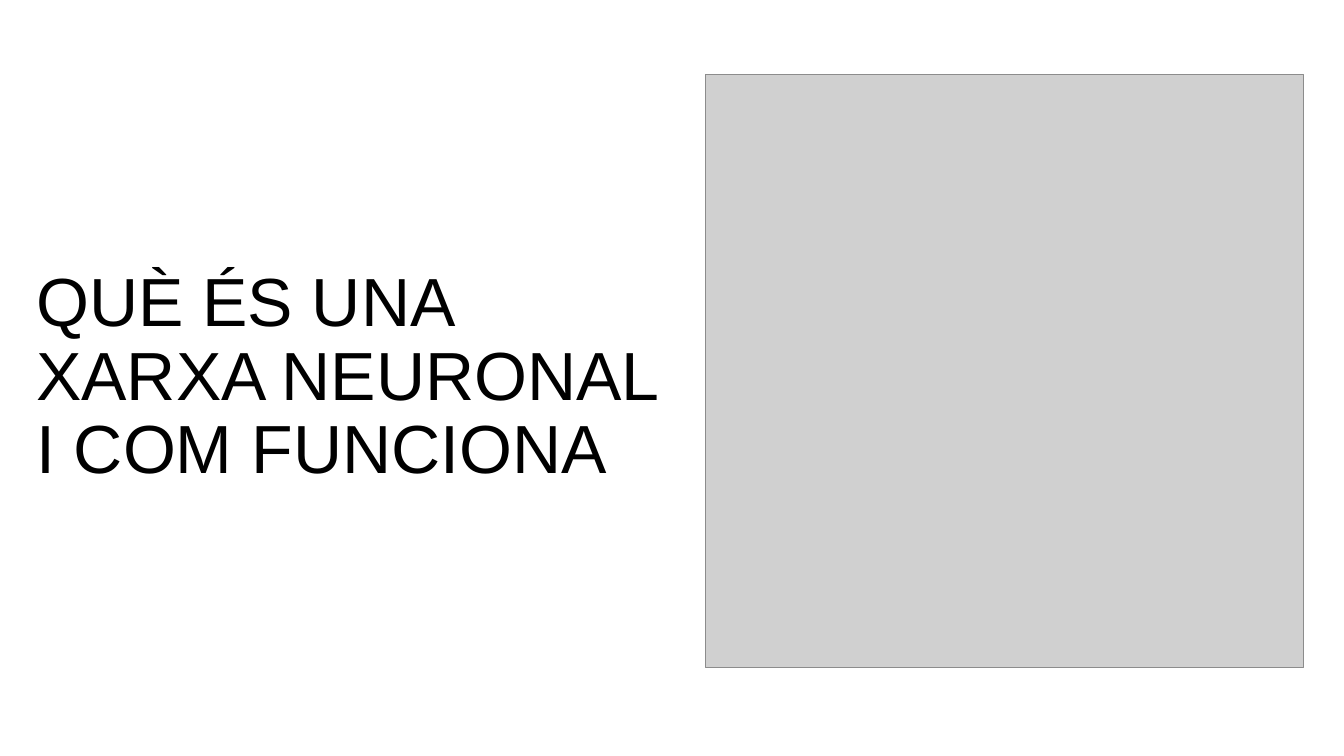
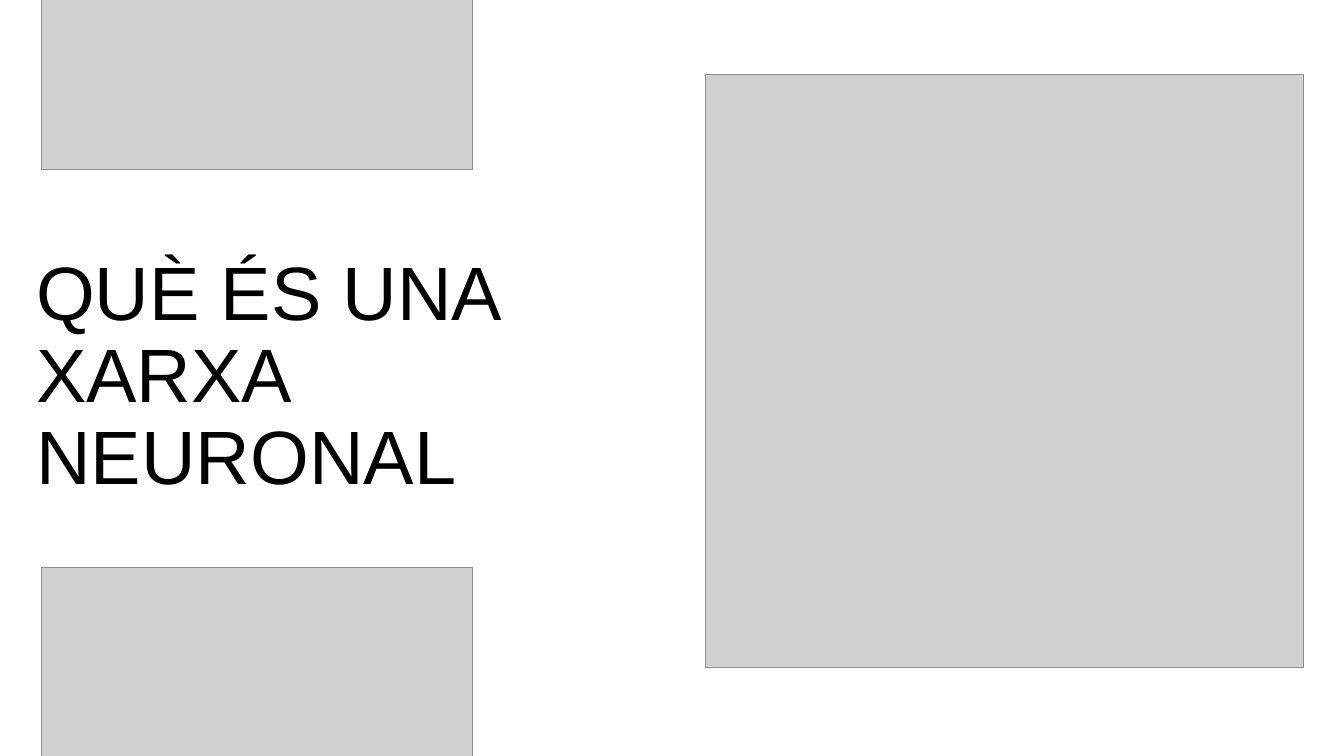
Before and after one commit to FerrerJan/Treball-de-Recerca-IA, a slide deck: slide 4 of TR_ESCRIT/PPT.pptx (slide 1 before the commit). Drawn at 1344x756 pixels with LibreOffice and Linux fonts; fonts in the diff are those of the drawing; grey boxes stand for pictures. Boxes give left, top, right and bottom in pixels: in the first picture for what was removed or moved away, otherwise in the second. Text is boxed around its words. In the diff, an @@ line names an element or a change of style, - is before the commit and + after.

```diff
--- a/TR_ESCRIT/PPT.pptx
+++ b/TR_ESCRIT/PPT.pptx
@@ picture added at box(41, 0, 473, 169) @@
@@ title at box(36, 260, 502, 485): text changed; size 48.6 to 54 pt @@
-QUÈ ÉS UNA XARXA NEURONAL I COM FUNCIONA
+QUÈ ÉS UNA XARXA NEURONAL
@@ picture added at box(41, 568, 473, 756) @@
```
Also in this commit, not shown: 42 other slides changed, 6 slides added.
